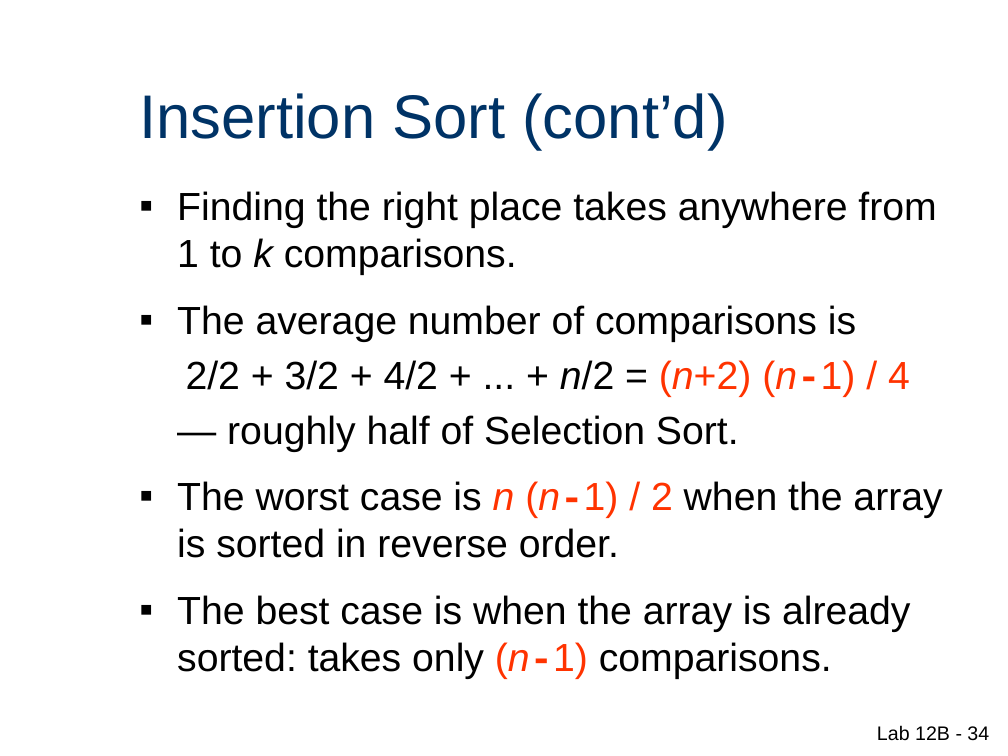
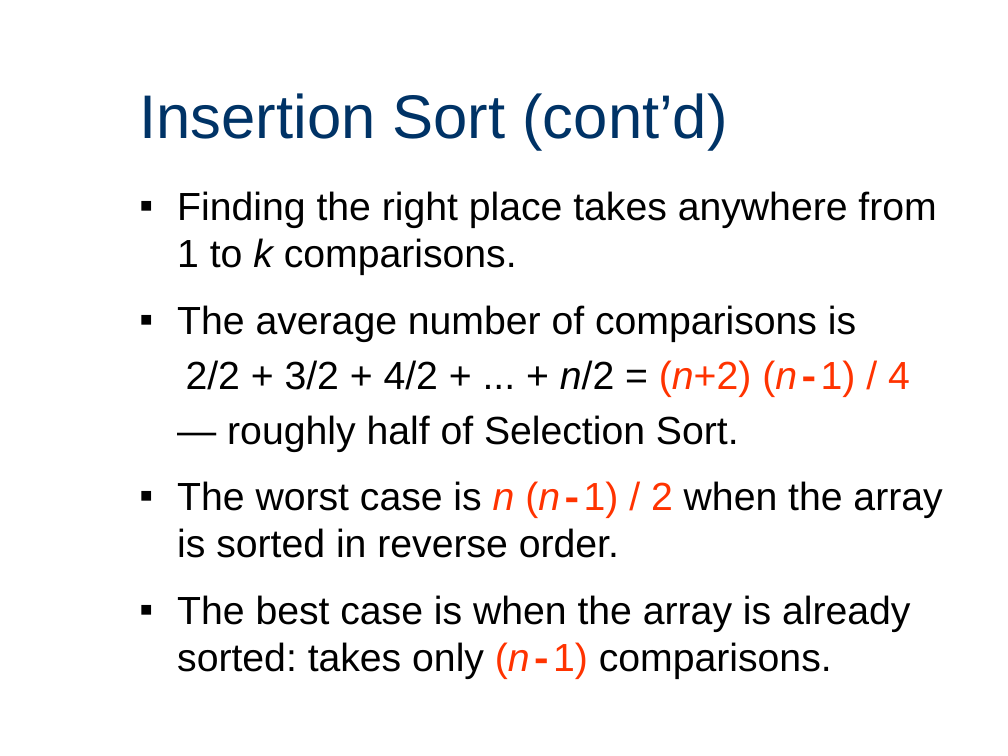
Before and after one commit to Cy-FairCS/cs3, a slide deck: slide 33 of u10b_sorts/notes/n2sorts.pptx (slide 34 before the commit). Drawn at 1008x756 pixels with LibreOffice and Linux fonts; fonts in the diff are those of the drawing. Boxes give left, top, right and bottom in pixels: in the first picture for what was removed or moved away, otherwise in the second. Text is boxed around its words. In the diff, an @@ line names an element or a change of style, - is before the commit and + after.

```diff
--- a/u10b_sorts/notes/n2sorts.pptx
+++ b/u10b_sorts/notes/n2sorts.pptx
@@ page number removed at [877,725,989,741] @@
-Lab 12B - 34
```
Also in this commit, not shown: 20 other slides changed, 2 slides removed.
